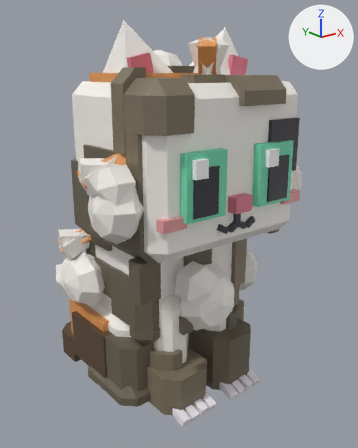
The FBX model assets/clean-a-cat/exports/CleanACat_Cat_Patches_Dirty_Sit.fbx: old version first, new version second.
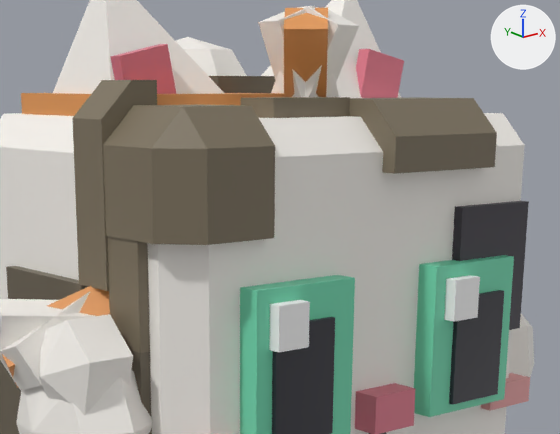
The first picture shows the older version from a camera (50 mm lens) standing at (-0.0153, -0.0208, 0.0165) and looking at (0.0011, -0.0004, 0.0083). The close-ups show the older and then the newer version on the part from 23% to 87% of the width and 8% to 48% of the height of that picture. Only the edits that show in the close-ups are written down. The lights are fixed; the arrows at upper right show +X, +Y and +Z. Where no turn or scale is listed for an object, it has been applied to the vertices. Vertices at exactly the same position are counted once.

Script lines for the objects in view, before the commit:
```python
me_cleanacat_cat_patches_dirty_sit_earr = bpy.data.meshes.new('CleanACat_Cat_Patches_Dirty_Sit_EarR')
me_cleanacat_cat_patches_dirty_sit_earr.from_pydata(...)  # 13 vertices, 11 faces; spans x -0.0011..0.00169, y -0.00142..0.00142, z -0.00027..0.00282
me_cleanacat_cat_patches_dirty_sit_earr.materials.append(mat_cleanacat_palette)
me_cleanacat_cat_patches_dirty_sit_mud03 = bpy.data.meshes.new('CleanACat_Cat_Patches_Dirty_Sit_Mud03')
me_cleanacat_cat_patches_dirty_sit_mud03.from_pydata(...)  # 18 vertices, 17 faces; spans x -0.00219..0.00219, y -0.00102..0.00102, z -0.00062..0.00062
me_cleanacat_cat_patches_dirty_sit_mud03.materials.append(mat_cleanacat_palette)
me_cleanacat_cat_patches_dirty_sit_mud06 = bpy.data.meshes.new('CleanACat_Cat_Patches_Dirty_Sit_Mud06')
me_cleanacat_cat_patches_dirty_sit_mud06.from_pydata(...)  # 31 vertices, 33 faces; spans x -0.00098..0.00098, y -0.00142..0.00142, z -0.00212..0.00212
me_cleanacat_cat_patches_dirty_sit_mud06.materials.append(mat_cleanacat_palette)
ob_cleanacat_cat_patches_dirty_sit_earr = bpy.data.objects.new('CleanACat_Cat_Patches_Dirty_Sit_EarR', me_cleanacat_cat_patches_dirty_sit_earr)
ob_cleanacat_cat_patches_dirty_sit_earr.location = (-0.00266, -0.00171, 0.01568)
ob_cleanacat_cat_patches_dirty_sit_mud03 = bpy.data.objects.new('CleanACat_Cat_Patches_Dirty_Sit_Mud03', me_cleanacat_cat_patches_dirty_sit_mud03)
ob_cleanacat_cat_patches_dirty_sit_mud03.location = (0.00042, -0.00507, 0.01566)
ob_cleanacat_cat_patches_dirty_sit_mud06 = bpy.data.objects.new('CleanACat_Cat_Patches_Dirty_Sit_Mud06', me_cleanacat_cat_patches_dirty_sit_mud06)
ob_cleanacat_cat_patches_dirty_sit_mud06.location = (-0.00362, -0.00459, 0.01445)
# also in view: 'CleanACat_Cat_Patches_Dirty_Sit_Tangle06' at (0.0, -0.0037, 0.0165); 'CleanACat_Cat_Patches_Dirty_Sit_Fluff02' at (-0.005, -0.0039, 0.0112); 'CleanACat_Cat_Patches_Dirty_Sit_Eye1' at (0.0021, -0.006, 0.012); 'CleanACat_Cat_Patches_Dirty_Sit_Head' at (0.0, -0.0025, 0.0125); 'CleanACat_Cat_Patches_Dirty_Sit_Fluff03' at (0.0, 0.0, 0.0165)
```
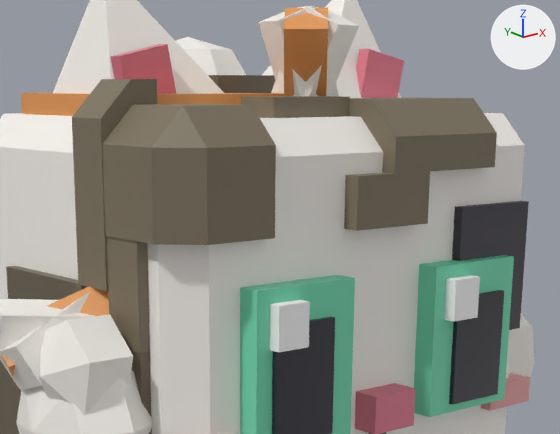
Where the newer file only moved an object's origin or applied its transform, the numbers keep the older frame.

Boxes (x1, y1, x2, y2) around the edits, measured in the close-ups (560 x 434 px; the box of a moved part takes in the faces that stretch with it):
'CleanACat_Cat_Patches_Dirty_Sit_Mud06', reshaped, moved
    before: (72, 80, 275, 353)
    after: (72, 79, 276, 353)
'CleanACat_Cat_Patches_Dirty_Sit_Mud03', reshaped (74% taller)
    before: (241, 97, 497, 174)
    after: (241, 96, 497, 231)
part 1 of me_cleanacat_cat_patches_dirty_sit_mud06, rebuilt
    before: (103, 105, 275, 245)
    after: (102, 104, 276, 245)
part 2 of me_cleanacat_cat_patches_dirty_sit_mud06, moved or reshaped
    before: (72, 80, 157, 291)
    after: (72, 79, 157, 291)
part 3 of me_cleanacat_cat_patches_dirty_sit_mud03, added (brown)
    after: (344, 171, 430, 231)

What changed in the scene script:
```text
Change me_cleanacat_cat_patches_dirty_sit_mud03:
    used by ob_cleanacat_cat_patches_dirty_sit_mud03; location = (0.00042, -0.00507, 0.01566)
    remove me_cleanacat_cat_patches_dirty_sit_mud03.from_pydata(...)  # 18 vertices, 17 faces; spans x -0.00219..0.00219, y -0.00102..0.00102, z -0.00062..0.00062
    add me_cleanacat_cat_patches_dirty_sit_mud03.from_pydata(...)  # 26 vertices, 23 faces; spans x -0.00219..0.00219, y -0.00103..0.00102, z -0.00152..0.00063
    me_cleanacat_cat_patches_dirty_sit_mud03 part 3: a new loose piece, a box spanning x -0.00131..0.00044, y -0.00103..0.00014, z -0.00152..-0.00062, in mat_cleanacat_palette
    other edits to the shape of me_cleanacat_cat_patches_dirty_sit_mud03 do not show in these pictures
Change me_cleanacat_cat_patches_dirty_sit_mud06:
    used by ob_cleanacat_cat_patches_dirty_sit_mud06; location = (-0.00362, -0.00459, 0.01445)
    remove me_cleanacat_cat_patches_dirty_sit_mud06.from_pydata(...)  # 31 vertices, 33 faces; spans x -0.00098..0.00098, y -0.00142..0.00142, z -0.00212..0.00212
    add me_cleanacat_cat_patches_dirty_sit_mud06.from_pydata(...)  # 31 vertices, 33 faces; spans x -0.00099..0.00099, y -0.00142..0.00142, z -0.00212..0.00212
    me_cleanacat_cat_patches_dirty_sit_mud06 part 1: the loose piece of 13 vertices spanning x -0.00097..0.00098, y -0.00142..0.00054, z -0.00031..0.00172 is rebuilt with 13 vertices and now spans x -0.00097..0.00099, y -0.00142..0.00055, z -0.00032..0.00173
    me_cleanacat_cat_patches_dirty_sit_mud06 part 2: 2 vertices moved within x 0.00011, y 0.00142, z -0.00122..0.00212; 8 vertices removed from x -0.00098..0.00011, y 0.00054..0.00142, z -0.00122..0.00212; 8 vertices added at x -0.00099..0.00011, y 0.00055..0.00142, z -0.00122..0.00212
    other edits to the shape of me_cleanacat_cat_patches_dirty_sit_mud06 do not show in these pictures
Change ob_cleanacat_cat_patches_dirty_sit_mud06:
    ob_cleanacat_cat_patches_dirty_sit_mud06.location: (-0.00362, -0.00459, 0.01445) -> (-0.00363, -0.0046, 0.01446)
```
